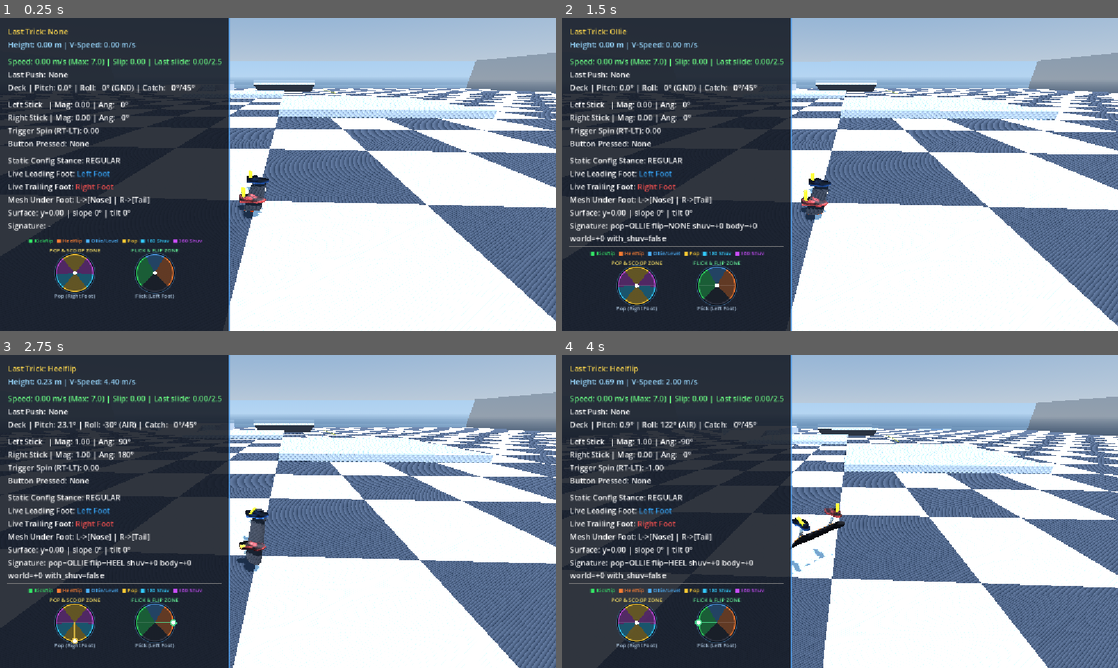
Above: before the commit, frames 1-4 (two rows, left to right).
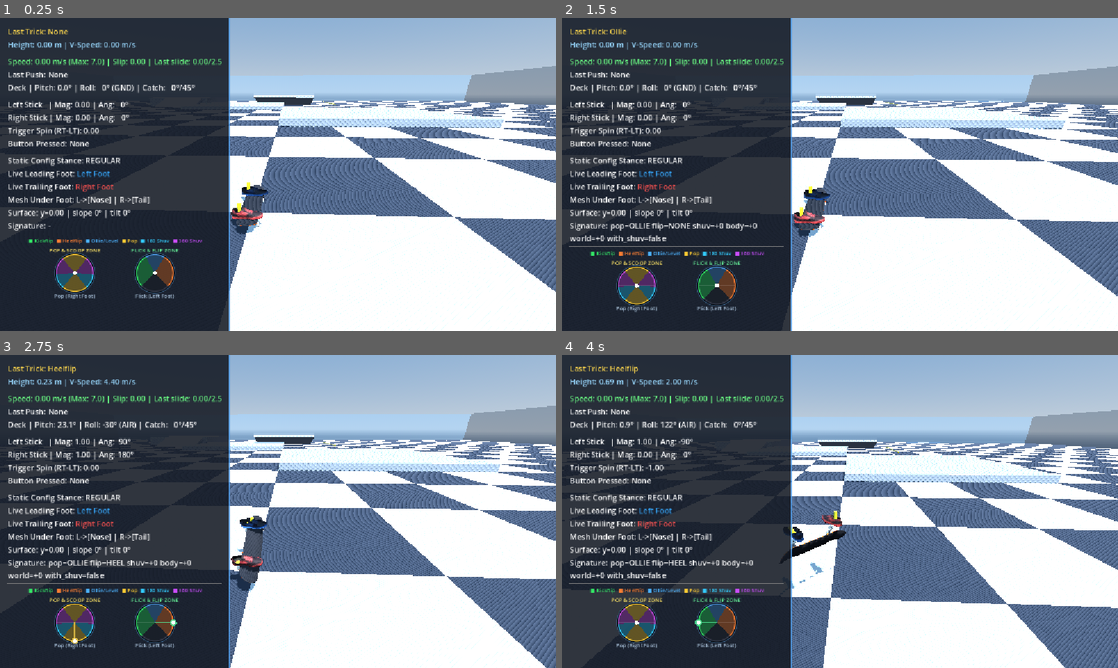
Above: after the commit, the same moments.

Repository: nklunder/skate-sim
Game: Godot game, scene res://scenes/TestWorld.tscn
The game is run twice, just before and just after one commit, with the same random seed, the same clock (stepped at 60 frames per second) and the same inputs.
Inputs (mouse positions are in pixels of both pictures, inside the frame that each line leads up to):
- Up to frame 1 (0.25 s): no input
- Up to frame 2 (1.5 s): tap Enter at 0.5 s; move the mouse to (962, 158) at 0.52 s; hold Right (ui_right) 0.53-1.25 s; hold L 0.53-1.25 s; click (962, 158) at 0.67 s; tap Space at 0.77 s; drag from (728, 190) to (812, 237) at 1.27 s
- Up to frame 3 (2.75 s): move the mouse to (333, 442) at 2.02 s; hold Right (ui_right) from 2.03 s (still down); hold K from 2.03 s (still down)
- Up to frame 4 (4 s): release Right (ui_right) at 2.75 s; release K at 2.75 s; drag from (812, 574) to (673, 464) at 2.77 s; move the mouse to (1006, 558) at 3.52 s; hold Left (ui_left) from 3.53 s (still down); hold Q from 3.53 s (still down); tap Space at 3.77 s

The runs differ from the first frame. In frame 1, 18% of the frame differs, in the area x 41-100%, y 11-100%; in frame 2, 18%; in frame 3, 20%; in frame 4, 23%, in the area x 39-100%, y 13-100%.

Commit message:
adjust camera and shoe positions

Diff:
--- a/scenes/TestWorld.tscn
+++ b/scenes/TestWorld.tscn
@@ -197,7 +197,7 @@
 mesh = SubResource("BoxMesh_wall_z")
 
 [node name="Platform" type="StaticBody3D" parent="." unique_id=664960703]
-transform = Transform3D(1, 0, 0, 0, 1, 0, 0, 0, 1, -10, 0.4, -18)
+transform = Transform3D(1, 0, 0, 0, 1, 0, 0, 0, 1, -10.861748, 0.4, -18)
 
 [node name="CollisionShape3D" type="CollisionShape3D" parent="Platform" unique_id=336560322]
 shape = SubResource("BoxShape3D_platform")
@@ -206,7 +206,7 @@
 mesh = SubResource("BoxMesh_platform")
 
 [node name="PlatformRamp" type="StaticBody3D" parent="." unique_id=240450519]
-transform = Transform3D(1, 0, 0, 0, 0.97489, 0.22272, 0, -0.22272, 0.97489, -10, 0.303, -12.228)
+transform = Transform3D(1, 0, 0, 0, 0.97489, 0.22272, 0, -0.22272, 0.97489, -10, 0.30914226, -12.228)
 
 [node name="CollisionShape3D" type="CollisionShape3D" parent="PlatformRamp" unique_id=800811489]
 transform = Transform3D(1, 0, 0, 0, 0.85379946, -0.52060235, 0, 0.52060235, 0.85379946, -0.18937778, -0.12605667, -0.17512417)
--- a/scenes/player/SkaterRig.tscn
+++ b/scenes/player/SkaterRig.tscn
@@ -24,9 +24,9 @@
 albedo_color = Color(0.9, 0.3, 0.3, 1)
 
 [sub_resource type="CylinderMesh" id="CylinderMesh_peg"]
-top_radius = 0.018
-bottom_radius = 0.018
-height = 0.15
+top_radius = 0.015
+bottom_radius = 0.015
+height = 0.12
 
 [sub_resource type="StandardMaterial3D" id="StandardMaterial3D_peg"]
 albedo_color = Color(0.95, 0.95, 0.15, 1)
@@ -50,31 +50,31 @@
 script = ExtResource("4_deck_mesh")
 
 [node name="LeftFoot" type="Node3D" parent="SurfaceAlign/BoardPivot"]
-transform = Transform3D(1, 0, 0, 0, 1, 0, 0, 0, 1, -0.025, 0.055, -0.225)
+transform = Transform3D(1, 0, 0, 0, 1, 0, 0, 0, 1, -0.025, 0.0155, -0.225)
 script = ExtResource("7_shoe_mesh")
 is_left_shoe = true
 tint_color = Color(0.3, 0.6, 1, 1)
 
 [node name="PegPivot" type="Node3D" parent="SurfaceAlign/BoardPivot/LeftFoot"]
-transform = Transform3D(1, 0, 0, 0, 1, 0, 0, 0, 1, -0.075, 0.019, 0)
+transform = Transform3D(1, 0, 0, 0, 1, 0, 0, 0, 1, -0.05, 0.019, -0.003)
 
 [node name="AnklePeg" type="MeshInstance3D" parent="SurfaceAlign/BoardPivot/LeftFoot/PegPivot"]
-transform = Transform3D(1, 0, 0, 0, 1, 0, 0, 0, 1, 0, 0.075, 0)
+transform = Transform3D(1, 0, 0, 0, 1, 0, 0, 0, 1, 0, 0.06, 0)
 cast_shadow = 0
 mesh = SubResource("CylinderMesh_peg")
 surface_material_override/0 = SubResource("StandardMaterial3D_peg")
 
 [node name="RightFoot" type="Node3D" parent="SurfaceAlign/BoardPivot"]
-transform = Transform3D(1, 0, 0, 0, 1, 0, 0, 0, 1, -0.025, 0.055, 0.225)
+transform = Transform3D(1, 0, 0, 0, 1, 0, 0, 0, 1, -0.025, 0.0155, 0.225)
 script = ExtResource("7_shoe_mesh")
 is_left_shoe = false
 tint_color = Color(1, 0.35, 0.35, 1)
 
 [node name="PegPivot" type="Node3D" parent="SurfaceAlign/BoardPivot/RightFoot"]
-transform = Transform3D(1, 0, 0, 0, 1, 0, 0, 0, 1, -0.075, 0.019, 0)
+transform = Transform3D(1, 0, 0, 0, 1, 0, 0, 0, 1, -0.05, 0.019, 0.003)
 
 [node name="AnklePeg" type="MeshInstance3D" parent="SurfaceAlign/BoardPivot/RightFoot/PegPivot"]
-transform = Transform3D(1, 0, 0, 0, 1, 0, 0, 0, 1, 0, 0.075, 0)
+transform = Transform3D(1, 0, 0, 0, 1, 0, 0, 0, 1, 0, 0.06, 0)
 cast_shadow = 0
 mesh = SubResource("CylinderMesh_peg")
 surface_material_override/0 = SubResource("StandardMaterial3D_peg")
@@ -86,5 +86,5 @@
 script = ExtResource("5_chase_camera")
 
 [node name="Camera3D" type="Camera3D" parent="CameraPivot"]
-transform = Transform3D(1, 0, 0, 0, 0.906308, 0.422618, 0, -0.422618, 0.906308, 0, 1.25, 2.1)
+transform = Transform3D(1, 0, 0, 0, 0.930418, 0.366501, 0, -0.366501, 0.930418, 0, 1.05, 1.8)
 current = true
Not shown, changed: AGENTS.md
Not shown, changed: docs/CHANGELOG_LEDGER.md
Not shown, changed: docs/features/01_FOOT_ANIMATIONS.md
Not shown, changed: docs/features/02_GRIND_SYSTEM.md
